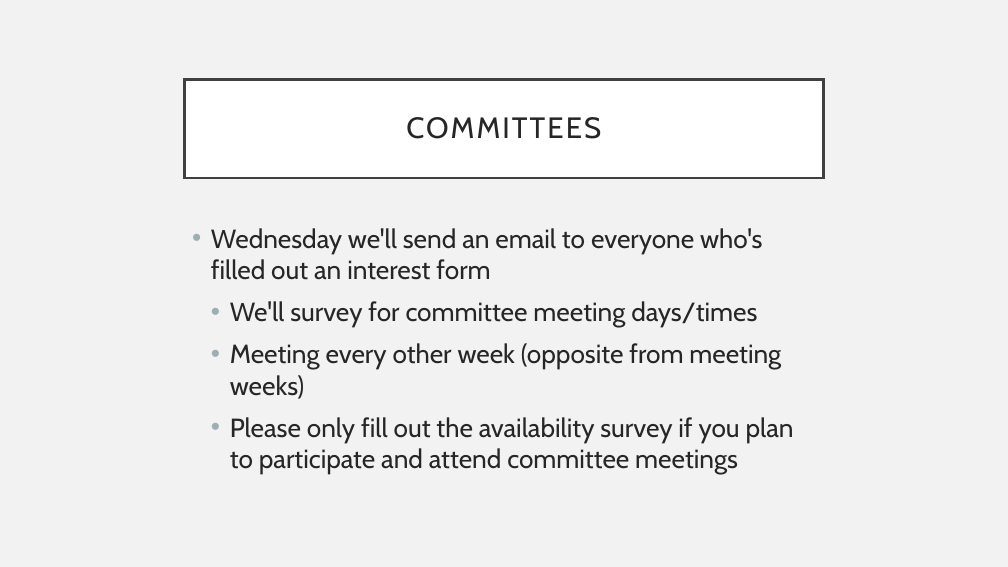
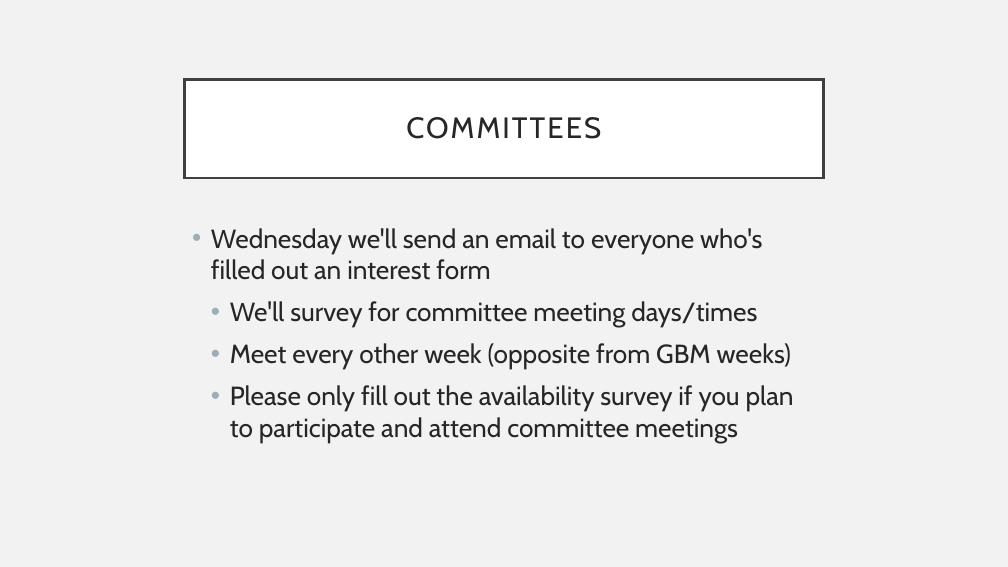
Before and after one commit to ucfacmw/Meeting-PopwerPoints, a slide deck: slide 6 of Feb 19 ACMW meeting.pptx. Drawn at 1008x567 pixels with LibreOffice and Linux fonts; fonts in the diff are those of the drawing. Boxes give left, top, right and bottom in pixels: in the first picture for what was removed or moved away, otherwise in the second. Text is boxed around its words. In the diff, an @@ line names an element or a change of style, - is before the commit and + after.

```diff
--- a/Feb 19 ACMW meeting.pptx
+++ b/Feb 19 ACMW meeting.pptx
@@ text at <box>230,343,791,369</box>: text changed @@
-  • Meeting every other week (opposite from meeting weeks)
+  • Meet every other week (opposite from GBM weeks)
```
Also in this commit, not shown: 2 other slides changed.
